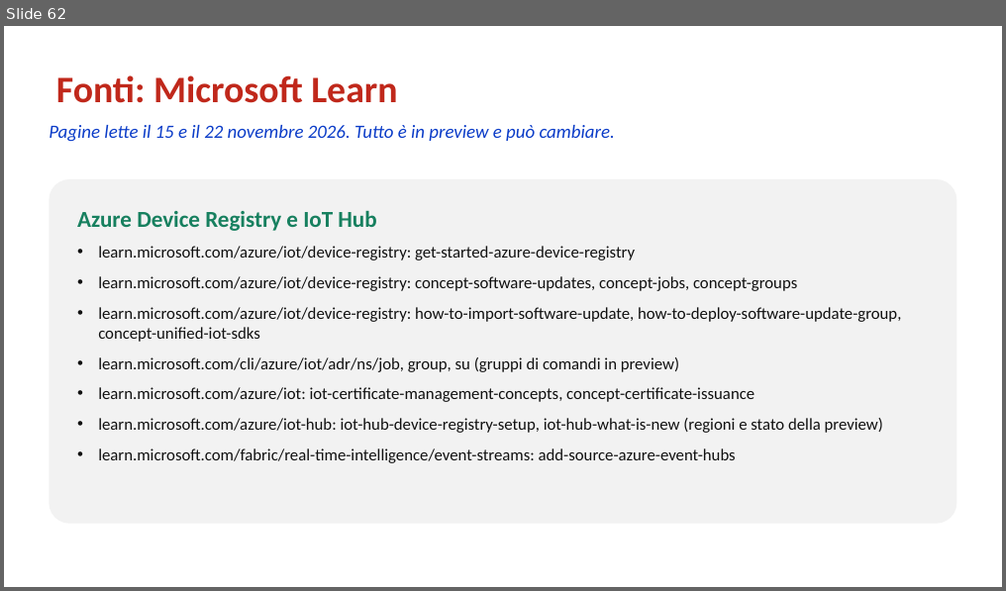
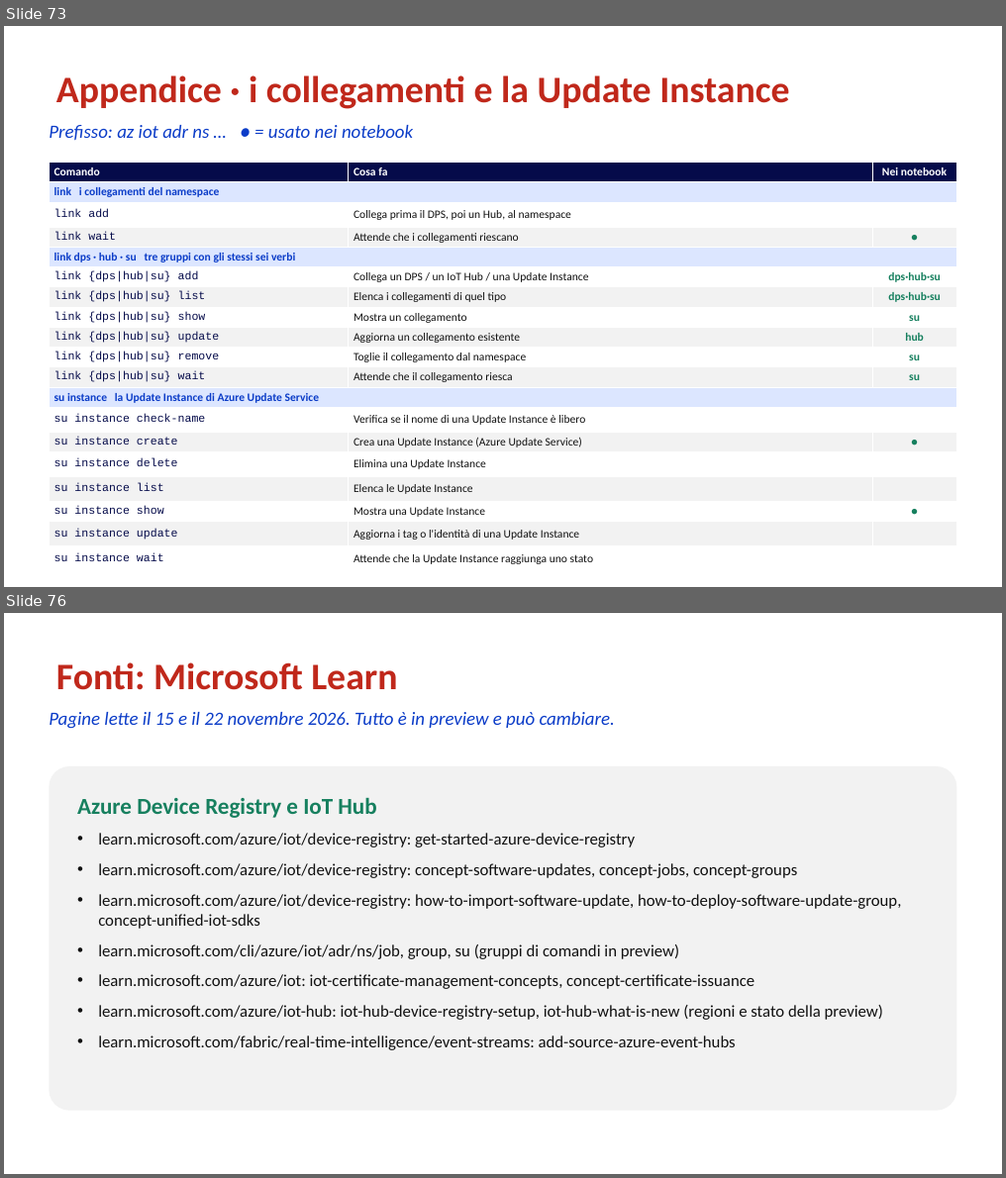
Before and after one commit to marcoparenzan/WPC2026, a slide deck: slides/IoT-Hub-ADR-Lezione.nuova.pptx. Shown one above the other, each under a label of ours: slide 62 before the commit, slides 73 and 76 after it; the slides between them are not shown. The pictures are 1006x591 and 1006x1178 pixels, drawn with LibreOffice and Linux fonts; fonts in the diff are those of the drawing. Boxes give left, top, right and bottom in pixels: in the first picture for what was removed or moved away, otherwise in the second. Text is boxed around its words. In the diff, an @@ line names an element or a change of style, - is before the commit and + after.

```diff
--- a/slides/IoT-Hub-ADR-Lezione.nuova.pptx
+++ b/slides/IoT-Hub-ADR-Lezione.nuova.pptx
@@ slide 73 added at (4, 26, 1002, 587), background #FFFFFF @@
@@ title added at (56, 76, 789, 109), 36 pt, text #C0281B, bold @@
+Appendice · i collegamenti e la Update Instance
@@ text added at (49, 125, 413, 141), 18 pt, text #0B3CC8, italic @@
+Prefisso: az iot adr ns … ● = usato nei notebook
@@ table added at (49, 163, 957, 569), 19 rows, 3 columns @@
+Comando | Cosa fa | Nei notebook
+link i collegamenti del namespace |  | 
+link add | Collega prima il DPS, poi un Hub, al namespace | 
+link wait | Attende che i collegamenti riescano | ●
+link dps · hub · su tre gruppi con gli stessi sei verbi |  | 
+link {dps|hub|su} add | Collega un DPS / un IoT Hub / una Update Instance | dps·hub·su
+link {dps|hub|su} list | Elenca i collegamenti di quel tipo | dps·hub·su
+link {dps|hub|su} show | Mostra un collegamento | su
+link {dps|hub|su} update | Aggiorna un collegamento esistente | hub
+link {dps|hub|su} remove | Toglie il collegamento dal namespace | su
+link {dps|hub|su} wait | Attende che il collegamento riesca | su
+su instance la Update Instance di Azure Update Service |  | 
+su instance check-name | Verifica se il nome di una Update Instance è libero | 
+su instance create | Crea una Update Instance (Azure Update Service) | ●
+su instance delete | Elimina una Update Instance | 
+su instance list | Elenca le Update Instance | 
+su instance show | Mostra una Update Instance | ●
+su instance update | Aggiorna i tag o l'identità di una Update Instance | 
+su instance wait | Attende che la Update Instance raggiunga uno stato | 
@@ what was slide 62 is now slide 76 @@
```
Also in this commit, not shown: 1 slide changed, 13 other slides added, 34 other files.
